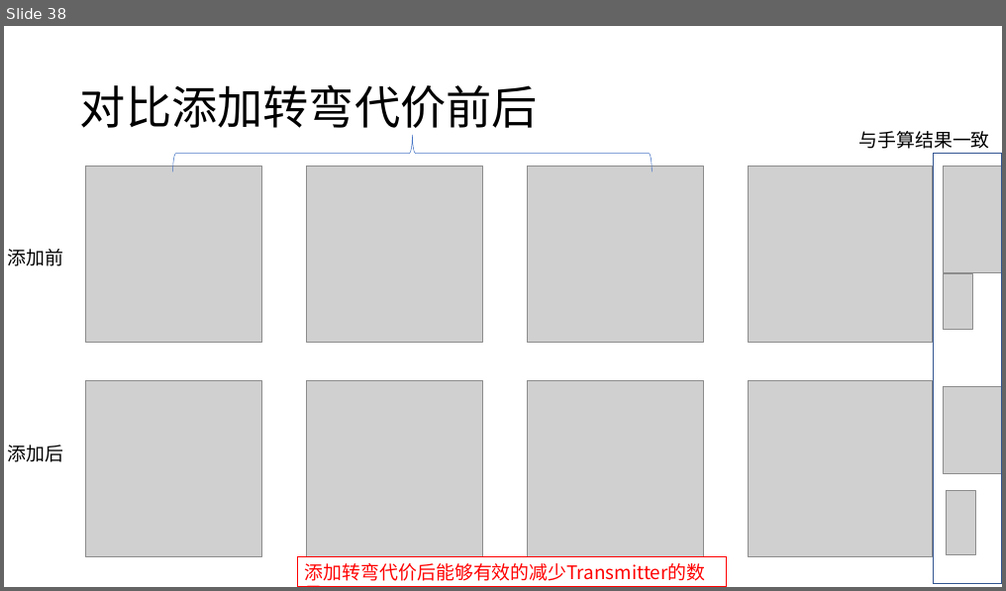
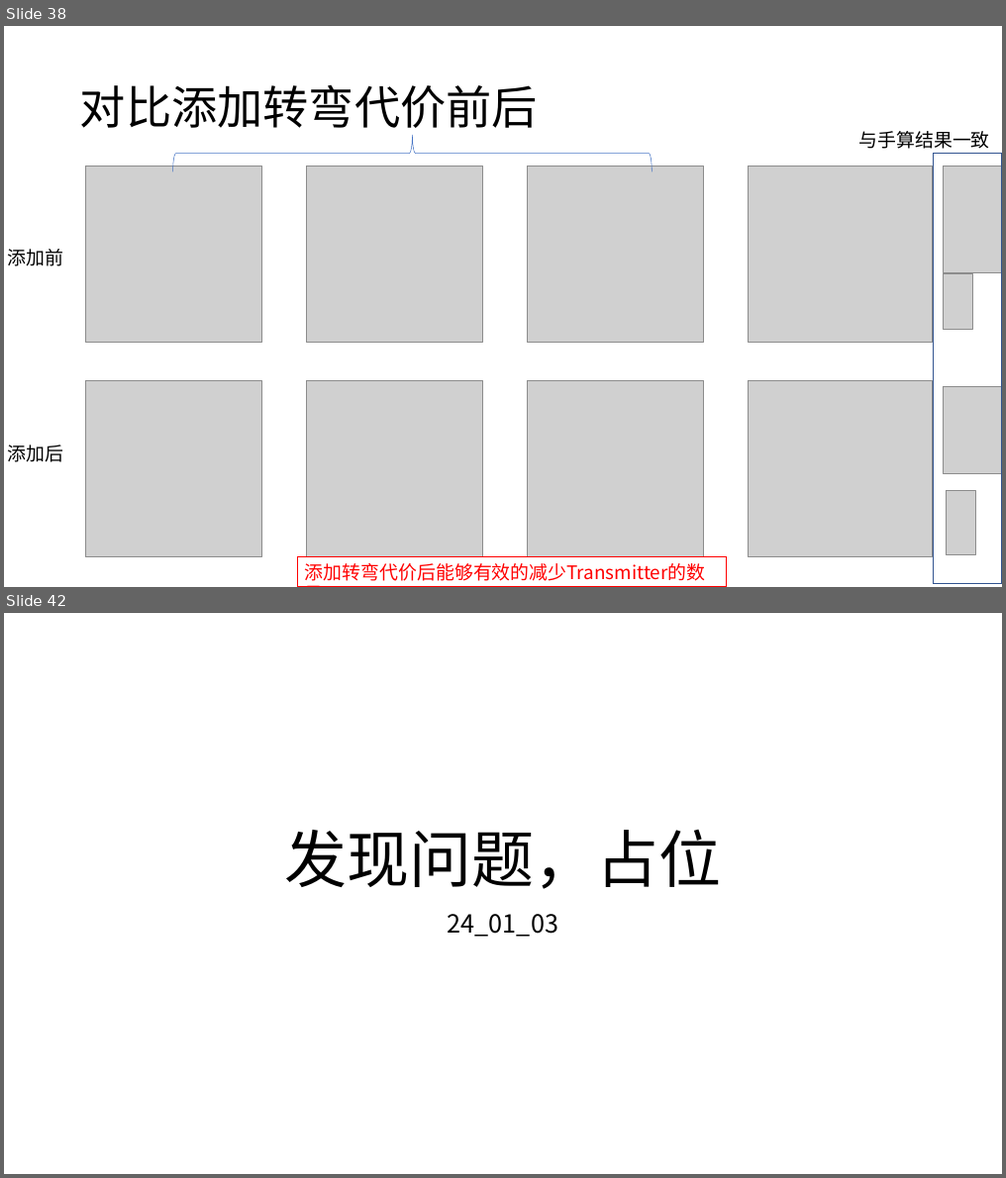
Before and after one commit to HuangDDU/hzy_algorithm, a slide deck: huawei/日志记录.pptx. Shown one above the other, each under a label of ours: slide 38 before the commit, slides 38 and 42 after it; the slides between them are not shown. The pictures are 1006x591 and 1006x1178 pixels, drawn with LibreOffice and Linux fonts; fonts in the diff are those of the drawing; grey boxes stand for pictures. Boxes give left, top, right and bottom in pixels: in the first picture for what was removed or moved away, otherwise in the second. Text is boxed around its words. In the diff, an @@ line names an element or a change of style, - is before the commit and + after.

```diff
--- a/huawei/日志记录.pptx
+++ b/huawei/日志记录.pptx
@@ slide 42 added at (x1=4, y1=613, x2=1002, y2=1174), background #FFFFFF @@
@@ title added at (x1=284, y1=830, x2=721, y2=889), 60 pt, text #000000 @@
+发现问题，占位
@@ subtitle added at (x1=448, y1=914, x2=558, y2=937), 24 pt, text #000000 @@
+24_01_03
```
Also in this commit, not shown: 3 other slides added, 9 other files.
